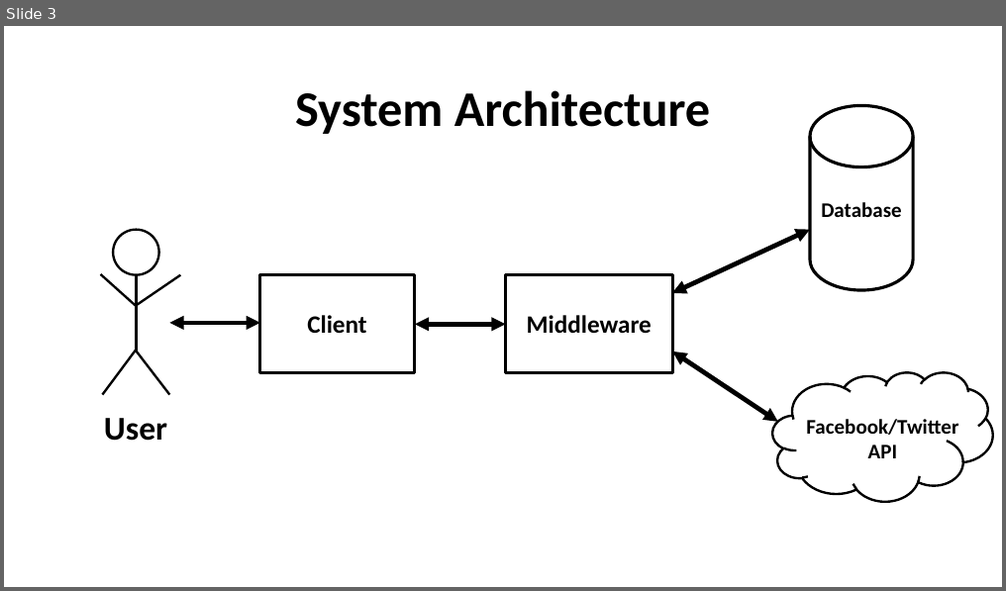
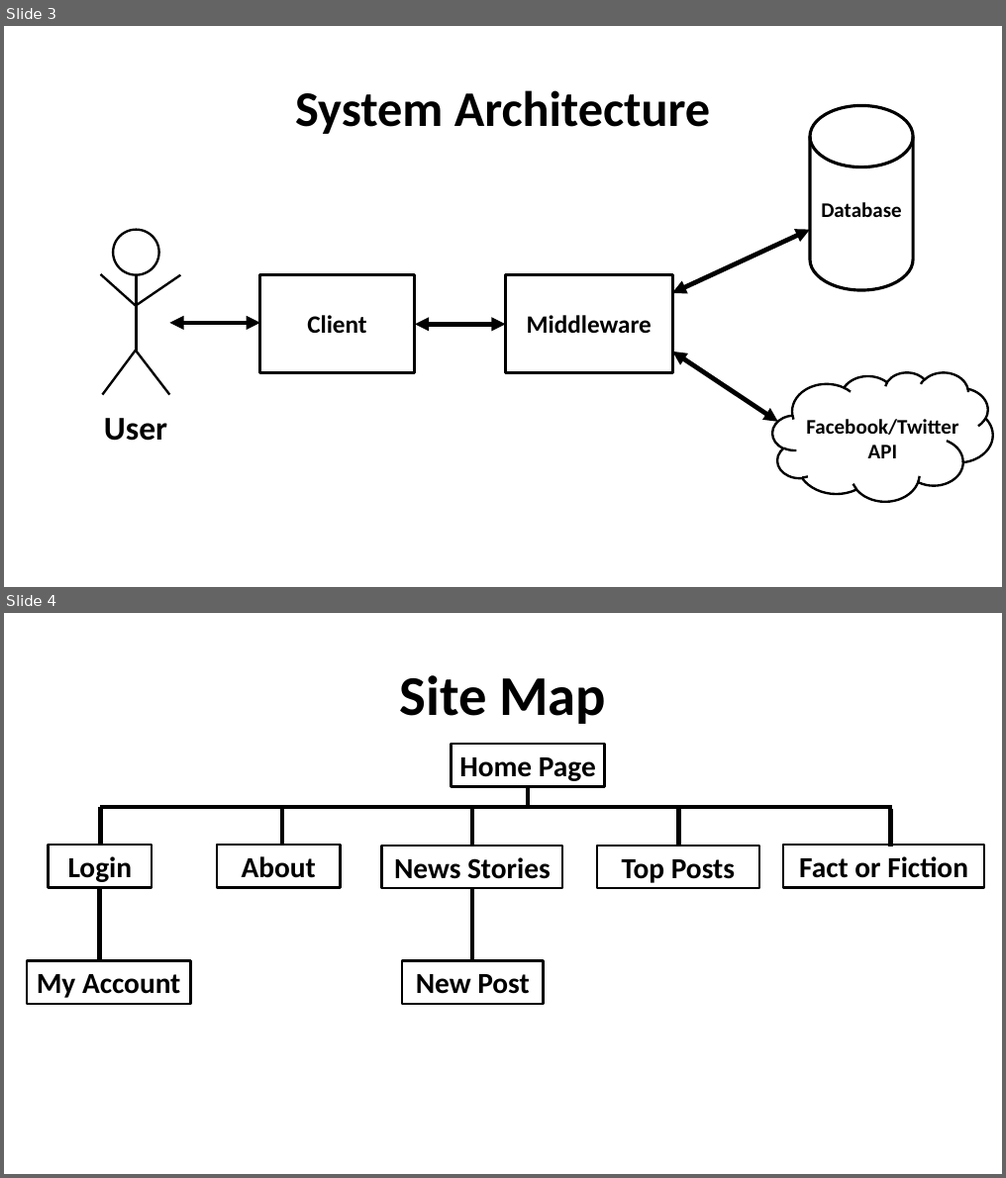
Before and after one commit to pjithorpe/WADProject, a slide deck: WAD2Project.pptx. Shown one above the other, each under a label of ours: slide 3 before the commit, slides 3 and 4 after it. The pictures are 1006x591 and 1006x1178 pixels, drawn with LibreOffice and Linux fonts; fonts in the diff are those of the drawing. Boxes give left, top, right and bottom in pixels: in the first picture for what was removed or moved away, otherwise in the second. Text is boxed around its words. In the diff, an @@ line names an element or a change of style, - is before the commit and + after.

```diff
--- a/WAD2Project.pptx
+++ b/WAD2Project.pptx
@@ slide 4 added at (4, 613, 1002, 1174), background #FFFFFF @@
@@ title added at (399, 675, 606, 724), 54 pt, text #000000, bold @@
+Site Map
@@ rectangle added at (450, 744, 604, 786), outline #000000 2.25 pt, 28 pt, text #000000, bold @@
+Home Page
@@ line added from (528, 786) to (528, 807), #000000 4.5 pt @@
@@ line added from (100, 807) to (893, 807), #000000 4.5 pt @@
@@ line added from (101, 807) to (101, 845), #000000 4.5 pt @@
@@ line added from (282, 805) to (282, 846), #000000 4.5 pt @@
@@ line added from (472, 809) to (472, 847), #000000 4.5 pt @@
@@ line added from (678, 808) to (678, 846), #000000 4.5 pt @@
@@ line added from (890, 809) to (890, 847), #000000 4.5 pt @@
@@ rectangle added at (49, 845, 152, 888), outline #000000 2.25 pt, 28 pt, text #000000, bold @@
+Login
@@ rectangle added at (217, 845, 341, 888), outline #000000 2.25 pt, 28 pt, text #000000, bold @@
+About
@@ rectangle added at (382, 846, 562, 888), outline #000000 2.25 pt, 28 pt, text #000000, bold @@
+News Stories
@@ rectangle added at (597, 846, 759, 888), outline #000000 2.25 pt, 28 pt, text #000000, bold @@
+Top Posts
@@ rectangle added at (783, 845, 985, 888), outline #000000 2.25 pt, 28 pt, text #000000, bold @@
+Fact or Fiction
@@ line added from (100, 888) to (100, 961), #000000 4.5 pt @@
@@ line added from (472, 888) to (472, 960), #000000 4.5 pt @@
@@ rectangle added at (27, 961, 190, 1004), outline #000000 2.25 pt, 28 pt, text #000000, bold @@
+My Account
@@ rectangle added at (402, 961, 544, 1004), outline #000000 2.25 pt, 28 pt, text #000000, bold @@
+New Post
```
Also in this commit, not shown: 1 other slide added.
